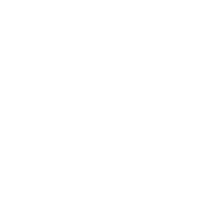
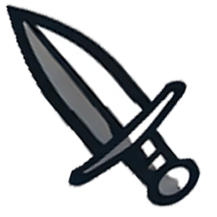
Layer changes from the first 217×217 image to the second:
added layer "Calque 9" above "Calque 8" over [5,3,202,209]
hid "Calque 1" over [5,3,202,209]
